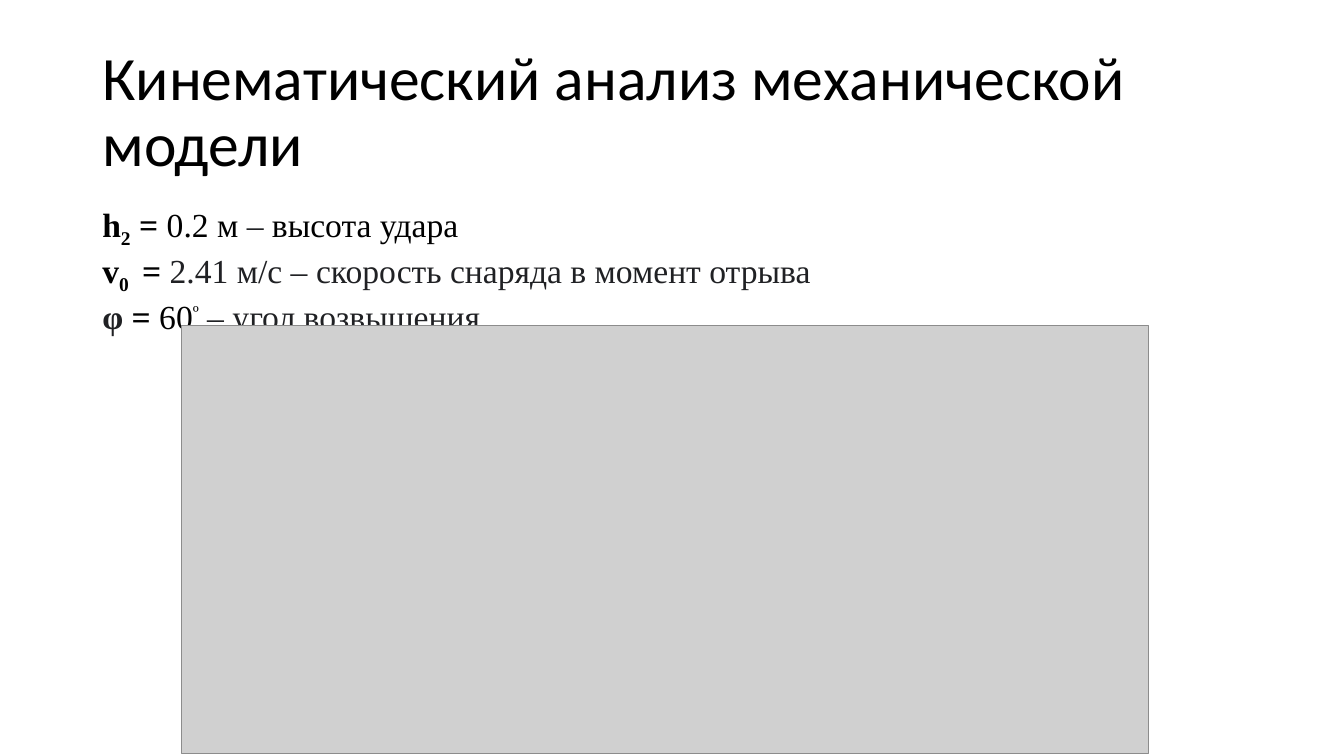
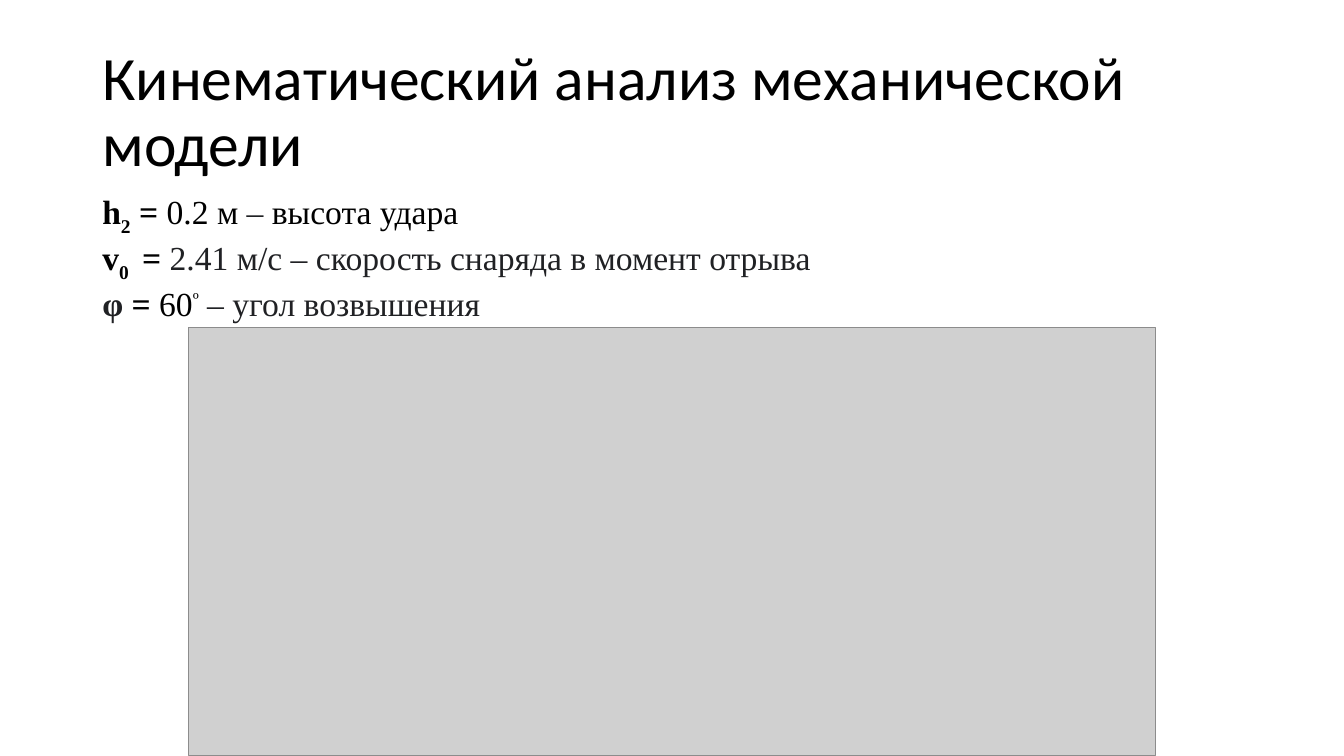
Before and after one commit to IlS0/Mechanics, a slide deck: slide 3 of Презентация.pptx. Drawn at 1344x756 pixels with LibreOffice and Linux fonts; fonts in the diff are those of the drawing; grey boxes stand for pictures. Boxes give left, top, right and bottom in pixels: in the first picture for what was removed or moved away, otherwise in the second. Text is boxed around its words. In the diff, an @@ line names an element or a change of style, - is before the commit and + after.

```diff
--- a/Презентация.pptx
+++ b/Презентация.pptx
@@ text "h2 = 0.2 м – ..." moved from (x1=102, y1=214, x2=810, y2=335) to (x1=102, y1=201, x2=810, y2=323) @@
@@ picture moved from (x1=181, y1=325, x2=1148, y2=753) to (x1=189, y1=328, x2=1155, y2=756) @@
```
Also in this commit, not shown: 1 other slide changed, 2 slides added.
